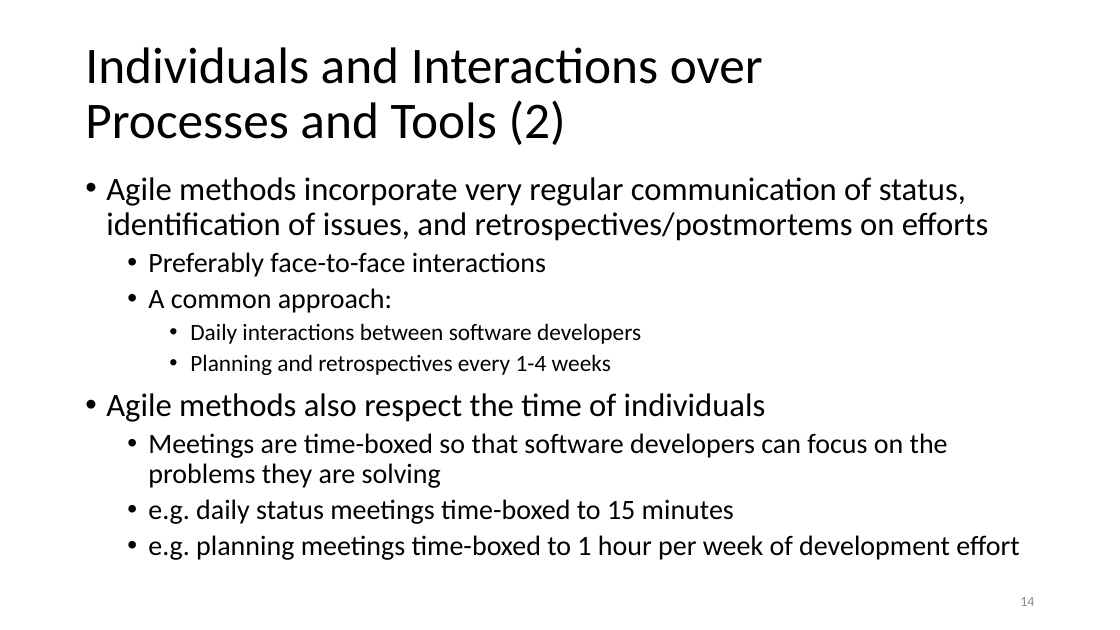
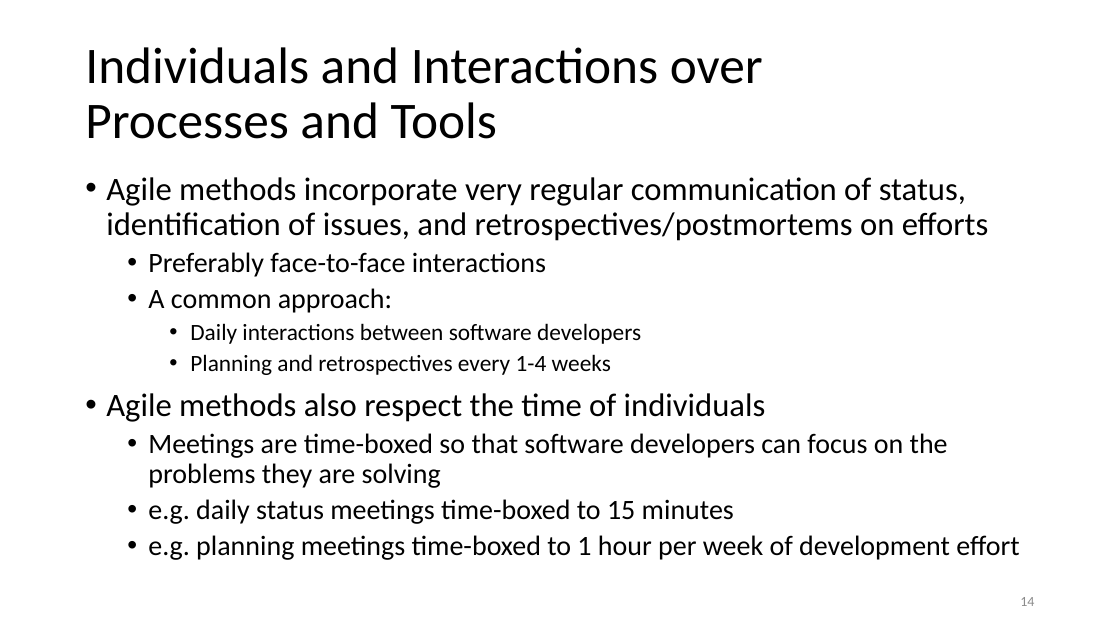
Before and after one commit to mrmundt/INTERSECT-Project-Management, a slide deck: slide 14 of presentations/ProjectManagement.pptx. Drawn at 1120x630 pixels with LibreOffice and Linux fonts; fonts in the diff are those of the drawing. Boxes give left, top, right and bottom in pixels: in the first picture for what was removed or moved away, otherwise in the second. Text is boxed around its words. In the diff, an @@ line names an element or a change of style, - is before the commit and + after.

```diff
--- a/presentations/ProjectManagement.pptx
+++ b/presentations/ProjectManagement.pptx
@@ title at bbox=[85, 47, 763, 139]: text changed @@
-Individuals and Interactions over
-Processes and Tools (2)
+Individuals and Interactions over
+Processes and Tools
```
Also in this commit, not shown: 7 other slides changed.
